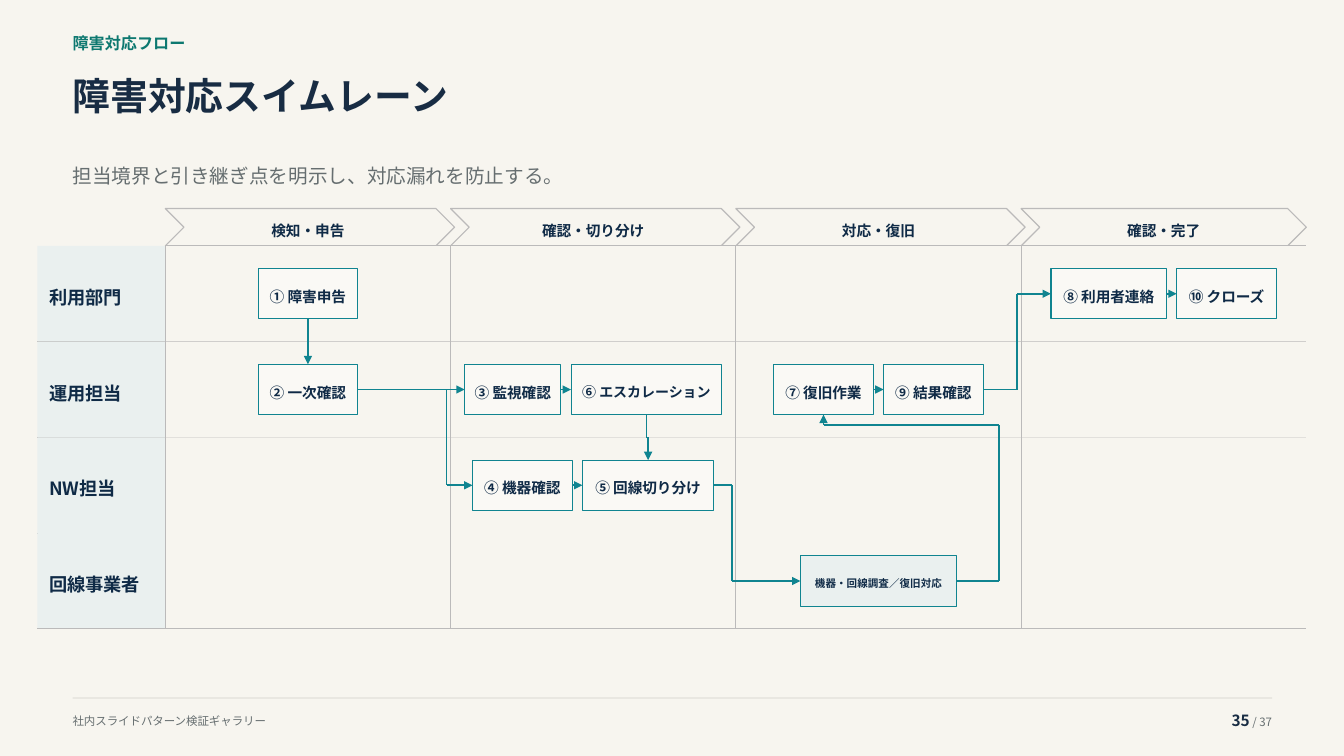
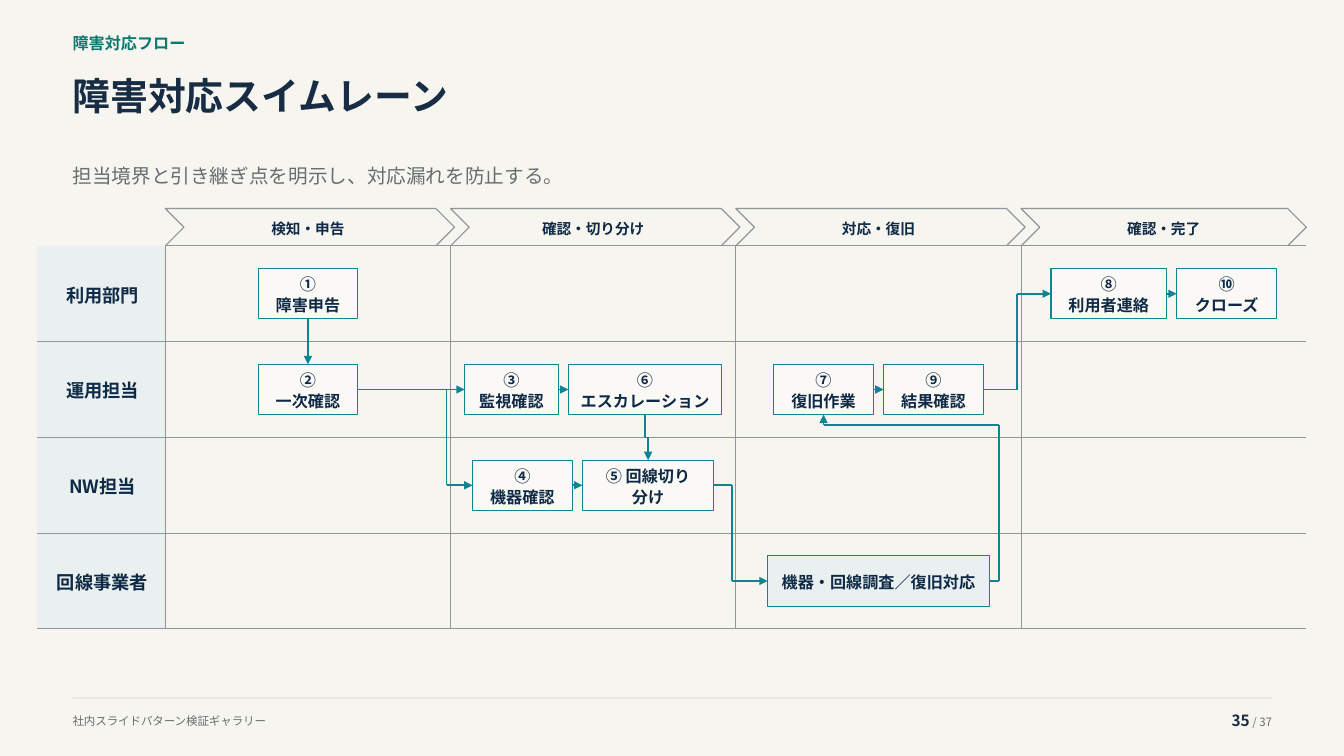
Before and after one commit to thinas1115/pptxdsl, a slide deck: slide 35 of examples/gallery/pattern_gallery.pptx. Drawn at 1344x756 pixels with LibreOffice and Linux fonts; fonts in the diff are those of the drawing. Boxes give left, top, right and bottom in pixels: in the first picture for what was removed or moved away, otherwise in the second. Text is boxed around its words. In the diff, an @@ line names an element or a change of style, - is before the commit and + after.

Commit message:
担当フローの長い作業名と境界・差戻し線を改善

```diff
--- a/examples/gallery/pattern_gallery.pptx
+++ b/examples/gallery/pattern_gallery.pptx
@@ outline #BBBABA 0.85 pt to #8F979B 0.85 pt in 4 elements at bbox=[451, 209, 740, 246], bbox=[736, 209, 1025, 246], bbox=[1021, 209, 1307, 246], bbox=[165, 209, 455, 246] @@
@@ line spacing 1.3 to 1.1 in 4 elements at bbox=[271, 221, 344, 236], bbox=[542, 221, 644, 236], bbox=[842, 221, 915, 236], bbox=[1127, 221, 1200, 236] @@
@@ line (165, 246) - (165, 629): stroke #BBBABA 0.8 pt to #8F979B 0.8 pt @@
@@ line (165, 246) - (1307, 246): stroke #BBBABA 0.85 pt to #8F979B 0.85 pt @@
@@ line (451, 246) - (451, 629): stroke #BBBABA 0.55 pt to #8F979B 0.55 pt @@
@@ line (736, 246) - (736, 629): stroke #BBBABA 0.55 pt to #8F979B 0.55 pt @@
@@ line (1021, 246) - (1021, 629): stroke #BBBABA 0.55 pt to #8F979B 0.55 pt @@
@@ text at bbox=[276, 276, 340, 313]: text changed; size 10.5 to 11.5 pt @@
-① 障害申告
+①
+障害申告
@@ text at bbox=[1068, 276, 1149, 313]: text changed; size 10.5 to 11.5 pt @@
-⑧ 利用者連絡
+⑧
+利用者連絡
@@ text at bbox=[1195, 276, 1259, 312]: text changed; size 10.5 to 11.5 pt @@
-⑩ クローズ
+⑩
+クローズ
@@ line (37, 342) - (1307, 342): stroke #BBBABA 0.65 pt to #8F979B 0.8 pt @@
@@ text at bbox=[276, 372, 340, 409]: text changed; size 10.5 to 11.5 pt @@
-② 一次確認
+②
+一次確認
@@ text at bbox=[479, 372, 543, 412]: text changed; size 10.5 to 11.5 pt @@
-③ 監視確認
+③
+監視確認
@@ text at bbox=[581, 372, 710, 409]: text changed; size 10 to 11.5 pt @@
-⑥ エスカレーション
+⑥
+エスカレーション
@@ text at bbox=[791, 372, 855, 409]: text changed; size 10.5 to 11.5 pt @@
-⑦ 復旧作業
+⑦
+復旧作業
@@ text at bbox=[901, 372, 965, 412]: text changed; size 10.5 to 11.5 pt @@
-⑨ 結果確認
+⑨
+結果確認
@@ line (37, 438) - (1307, 438): stroke #BBBABA 0.65 pt to #8F979B 0.8 pt @@
@@ text at bbox=[490, 468, 554, 508]: text changed; size 10.5 to 11.5 pt @@
-④ 機器確認
+④
+機器確認
@@ text at bbox=[606, 468, 690, 505]: text changed; size 10.5 to 11.5 pt @@
-⑤ 回線切り分け
+⑤ 回線切り
+分け
@@ line (37, 533) - (1307, 533): stroke #BBBABA 0.65 pt to #8F979B 0.8 pt @@
@@ alignment left to centre; line spacing 1.3 to 1.1 in 4 elements at bbox=[66, 286, 139, 304], bbox=[66, 381, 139, 399], bbox=[69, 477, 136, 495], bbox=[57, 570, 148, 594] @@
@@ rectangle: place and size @@
-rectangle at bbox=[801, 556, 957, 606]
+rectangle at bbox=[768, 556, 990, 606]
@@ text "機器・回線調査／復旧対応": place and size @@
-text "機器・回線調査／復旧対応" at bbox=[815, 578, 942, 588]
+text "機器・回線調査／復旧対応" at bbox=[782, 574, 975, 590]
@@ text "機器・回線調査／復旧対応" at bbox=[782, 574, 975, 590]: size 7.5 to 11.5 pt; line spacing 1.3 to 1.1 @@
@@ arrow moved from (732, 581) - (801, 581) to (732, 581) - (768, 581) @@
@@ line moved from (957, 581) - (999, 581) to (989, 581) - (999, 581) @@
@@ line (37, 629) - (1307, 629): stroke #BBBABA 0.65 pt to #8F979B 0.8 pt @@
```
Also in this commit, not shown: 6 other files.
